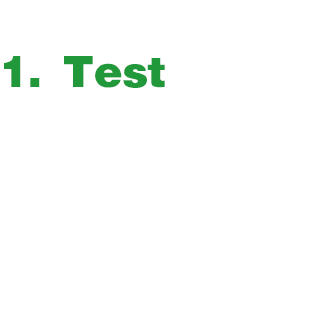
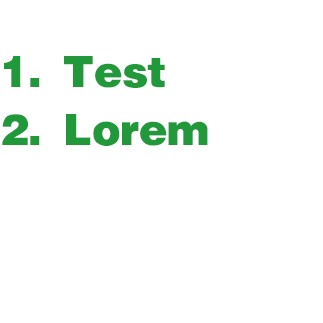
Layered file, before and after one edit (323 × 323). Changes by layer:
renamed "1. Test" to "1. Test 2. Lorem", painted on it over [2, 114, 208, 146]
